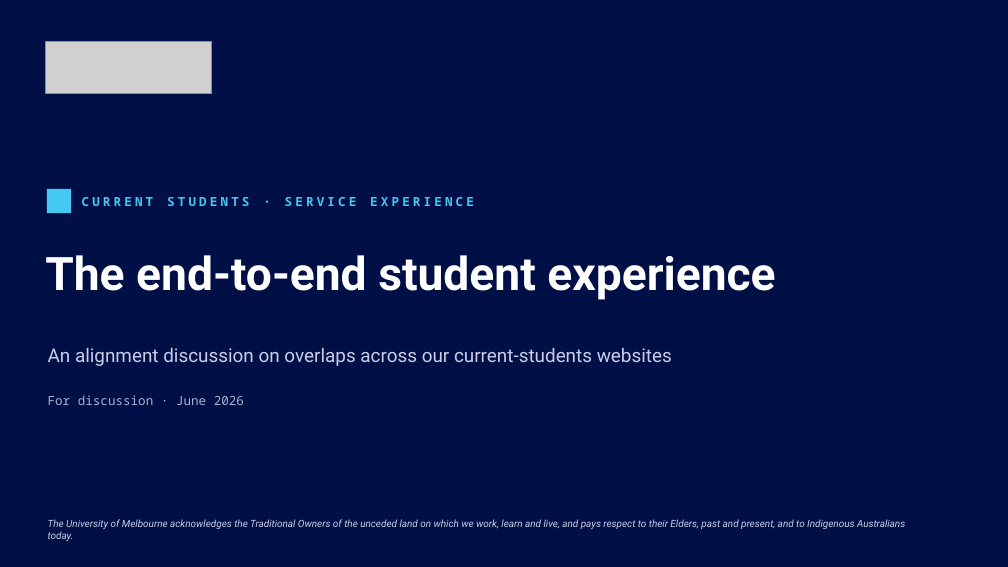
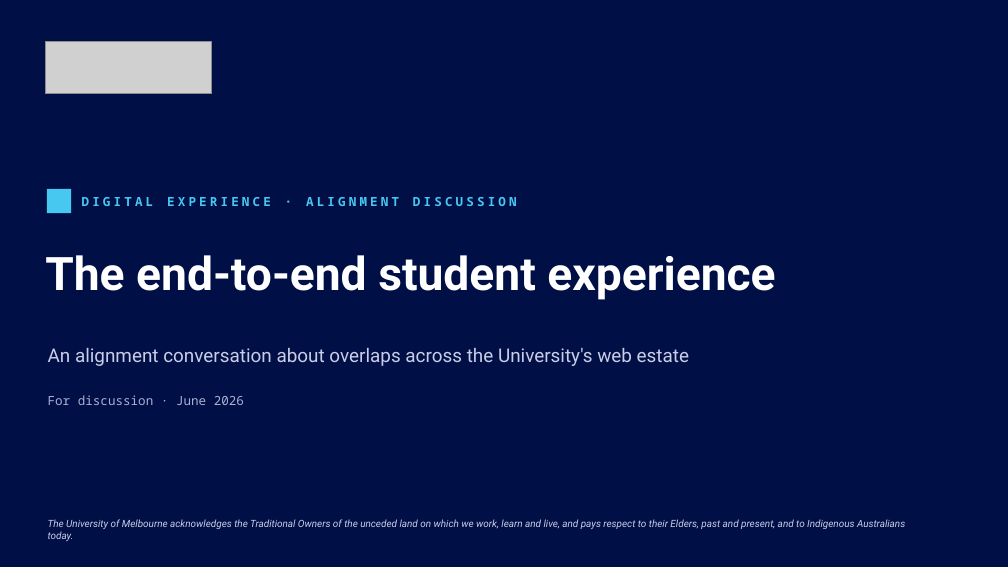
Before and after one commit to Enterprise-Services-Group/unimelb-current-students-ia, a slide deck: slide 1 of discussion-deck/Current-Students-EndToEnd-Discussion.pptx. Drawn at 1008x567 pixels with LibreOffice and Linux fonts; fonts in the diff are those of the drawing; grey boxes stand for pictures. Boxes give left, top, right and bottom in pixels: in the first picture for what was removed or moved away, otherwise in the second. Text is boxed around its words. In the diff, an @@ line names an element or a change of style, - is before the commit and + after.

```diff
--- a/discussion-deck/Current-Students-EndToEnd-Discussion.pptx
+++ b/discussion-deck/Current-Students-EndToEnd-Discussion.pptx
@@ text at (82, 197, 517, 206): text changed @@
-CURRENT STUDENTS · SERVICE EXPERIENCE
+DIGITAL EXPERIENCE · ALIGNMENT DISCUSSION
@@ text at (48, 348, 689, 366): text changed @@
-An alignment discussion on overlaps across our current-students websites
+An alignment conversation about overlaps across the University's web estate
```
Also in this commit, not shown: 7 other slides changed, 3 slides added, 6 slides removed, 22 other files.
